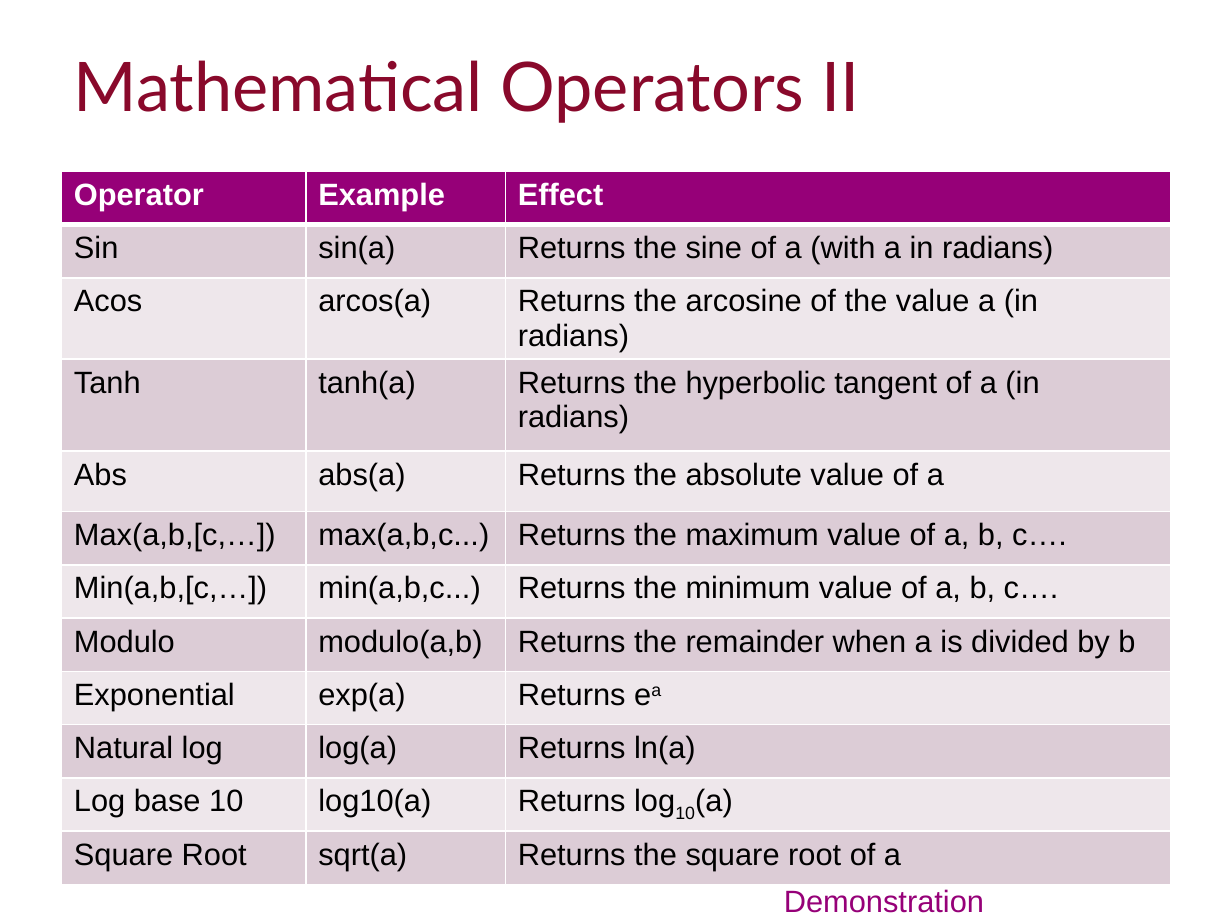
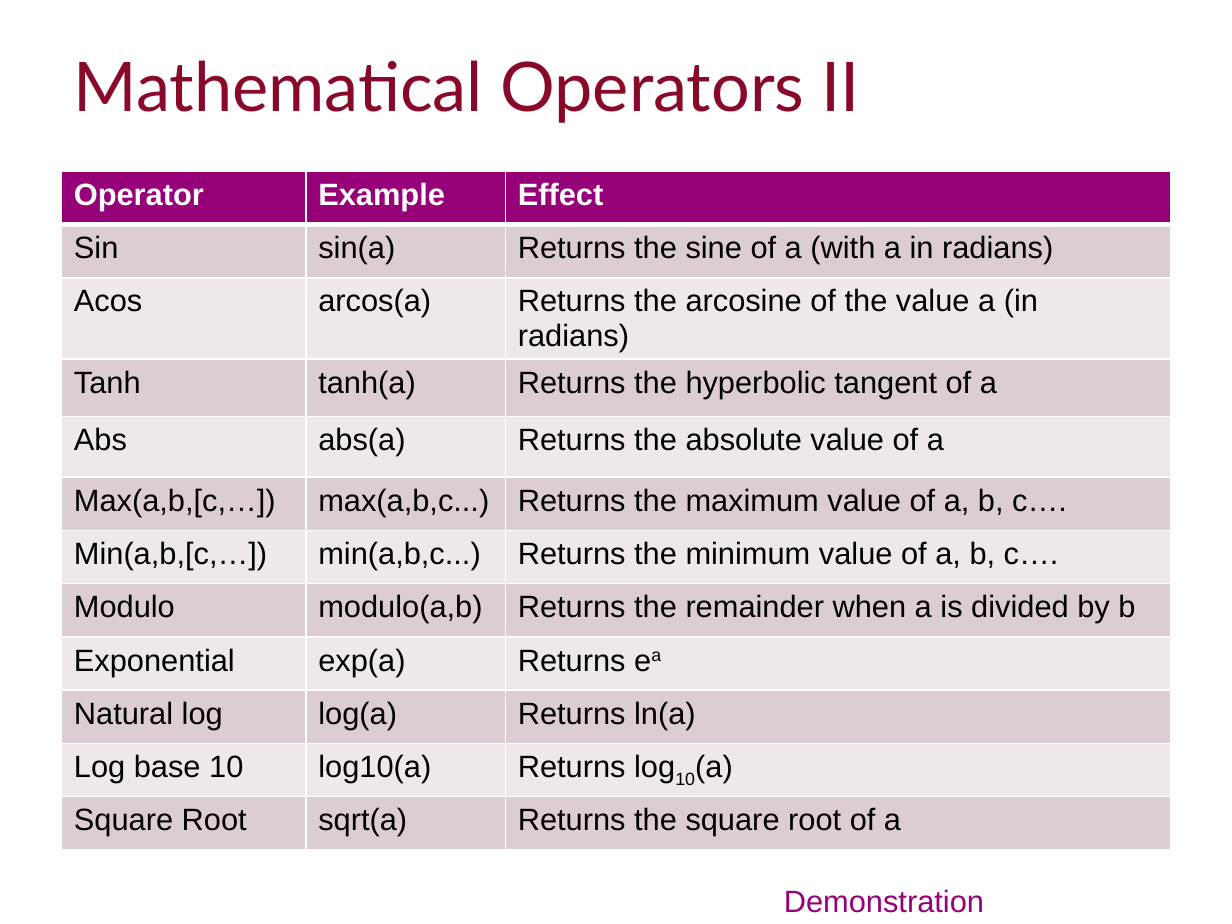
Before and after one commit to ImperialCollegeLondon/RCDS-introduction-to-fortran, a slide deck: slide 19 of Introduction to Fortran Slides.pptx. Drawn at 1232x924 pixels with LibreOffice and Linux fonts; fonts in the diff are those of the drawing; background and template pictures are left out. Boxes give left, top, right and bottom in pixels: in the first picture for what was removed or moved away, otherwise in the second. Text is boxed around its words. In the diff, an @@ line names an element or a change of style, - is before the commit and + after.

```diff
--- a/Introduction to Fortran Slides.pptx
+++ b/Introduction to Fortran Slides.pptx
@@ table at bbox=[62, 171, 1170, 840] @@
-row 4, column 3: Returns the hyperbolic tangent of a (in radians)
+row 4, column 3: Returns the hyperbolic tangent of a
```
Also in this commit, not shown: 1 other slide changed, 1 slide added, 3 other files.
